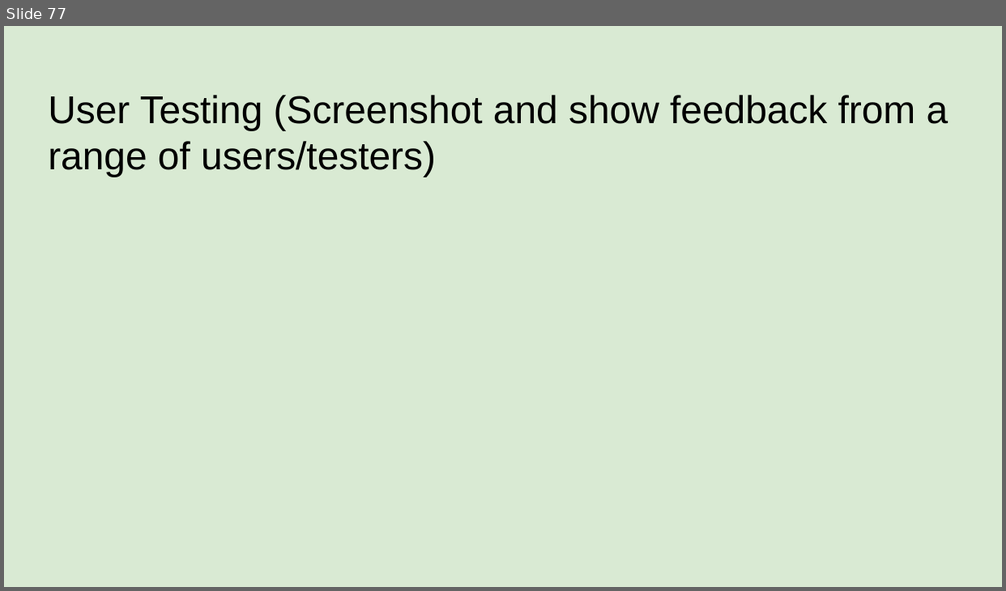
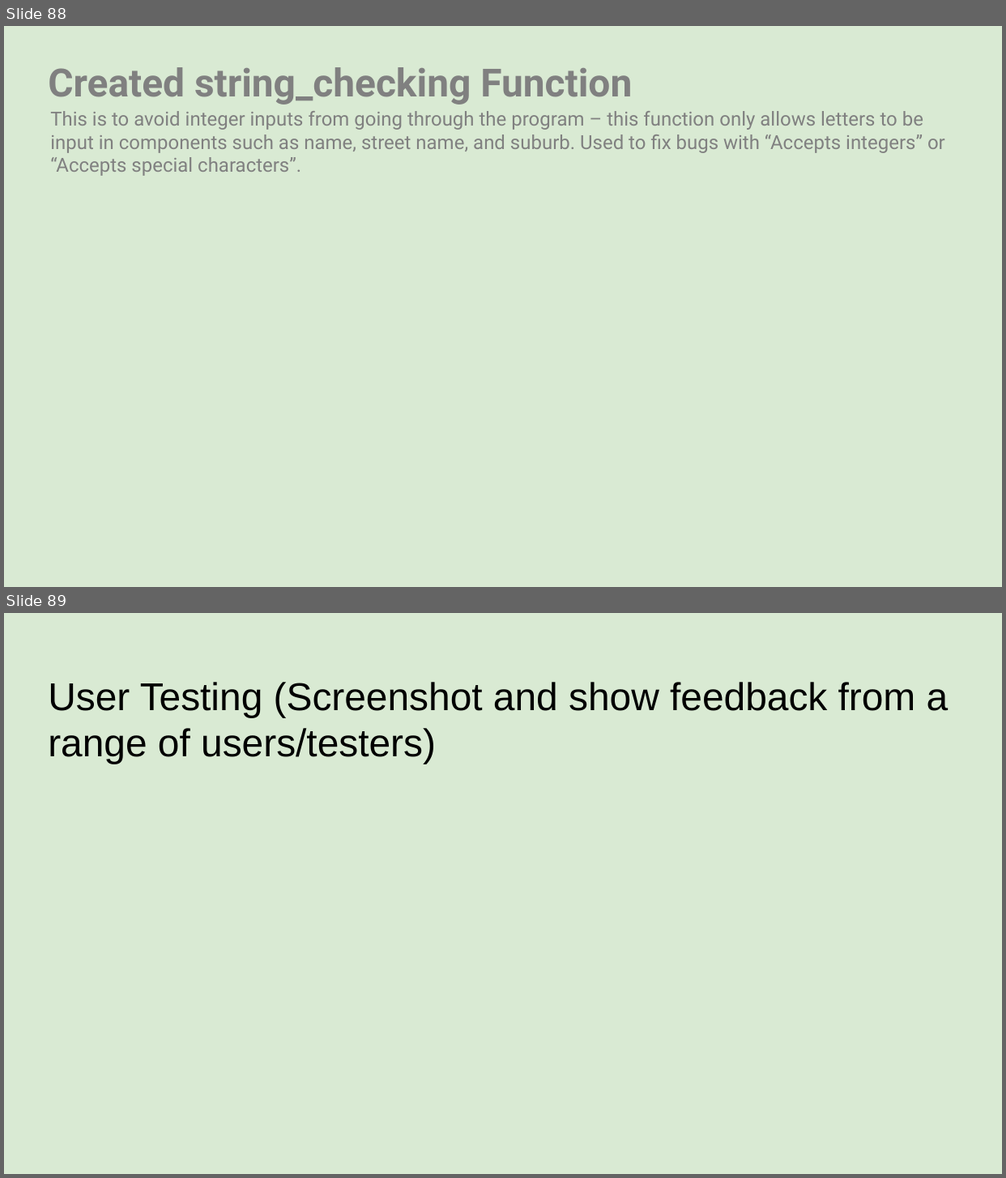
Before and after one commit to danettp/ds_nuts_bot, a slide deck: Danett Pepito - 000_91896 _ 91897 Documentation - 2150400 (Git).pptx. Shown one above the other, each under a label of ours: slide 77 before the commit, slides 88 and 89 after it. The pictures are 1006x591 and 1006x1178 pixels, drawn with LibreOffice and Linux fonts; fonts in the diff are those of the drawing; background and template pictures are left out. Boxes give left, top, right and bottom in pixels: in the first picture for what was removed or moved away, otherwise in the second. Text is boxed around its words. In the diff, an @@ line names an element or a change of style, - is before the commit and + after.

Commit message:
Created lists for len function
Refining main program by creating lists for method, nuts, and prices.

```diff
--- a/Danett Pepito - 000_91896 _ 91897 Documentation - 2150400 (Git).pptx
+++ b/Danett Pepito - 000_91896 _ 91897 Documentation - 2150400 (Git).pptx
@@ slide 88 added at <box>4,26,1002,587</box>, background picture (left out) @@
@@ title added at <box>48,67,632,105</box>, 28 pt, text #808080, bold @@
+Created string_checking Function
@@ text added at <box>50,111,945,176</box>, 14 pt, text #808080 @@
+This is to avoid integer inputs from going through the program – this function only allows letters to be input in components such as name, street name, and suburb. Used to fix bugs with “Accepts integers” or “Accepts special characters”.
@@ what was slide 77 is now slide 89 @@
```
Also in this commit, not shown: 72 slides changed, 14 other slides added, 3 slides removed, 3 other files.
